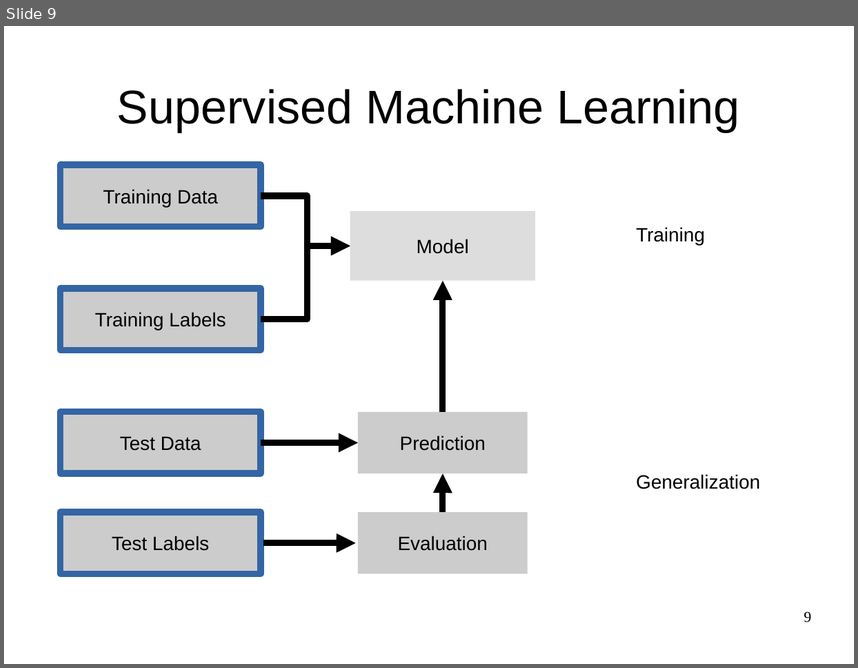
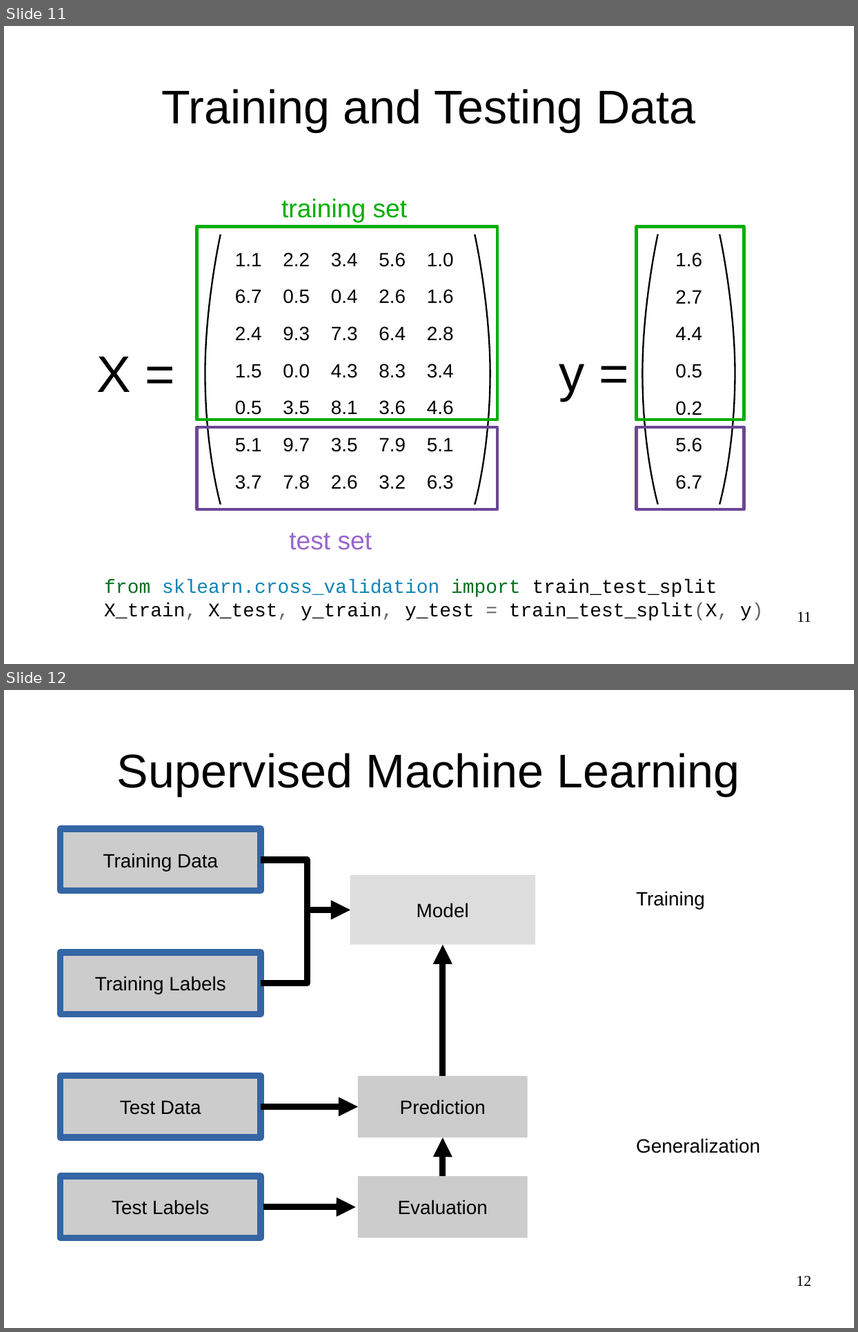
Before and after one commit to amueller/odscon-sf-2015, a slide deck: machine-learning-with-scikit-learn-odscon-SF-2015.odp. Shown one above the other, each under a label of ours: slide 9 before the commit, slides 11 and 12 after it. The pictures are 858x668 and 858x1332 pixels, drawn with LibreOffice and Linux fonts; fonts in the diff are those of the drawing. Boxes give left, top, right and bottom in pixels: in the first picture for what was removed or moved away, otherwise in the second. Text is boxed around its words. In the diff, an @@ line names an element or a change of style, - is before the commit and + after.

```diff
--- a/machine-learning-with-scikit-learn-odscon-SF-2015.odp
+++ b/machine-learning-with-scikit-learn-odscon-SF-2015.odp
@@ slide 11 added at bbox=[4, 26, 854, 664], background #FFFFFF @@
@@ title added at bbox=[161, 89, 695, 132], 44 pt, text #000000 @@
+Training and Testing Data
@@ text added at bbox=[281, 198, 408, 223], 24 pt, text #00AE00 @@
+training set
@@ rectangle added at bbox=[197, 227, 497, 419], outline #00AE00 2.89 pt @@
@@ rectangle added at bbox=[637, 227, 744, 419], outline #00AE00 2.89 pt @@
@@ freeform shape added at bbox=[205, 234, 221, 504], outline #000000 1.5 pt @@
@@ table added at bbox=[228, 245, 467, 504], 7 rows, 5 columns @@
+1.1 | 2.2 | 3.4 | 5.6 | 1.0
+6.7 | 0.5 | 0.4 | 2.6 | 1.6
+2.4 | 9.3 | 7.3 | 6.4 | 2.8
+1.5 | 0.0 | 4.3 | 8.3 | 3.4
+0.5 | 3.5 | 8.1 | 3.6 | 4.6
+5.1 | 9.7 | 3.5 | 7.9 | 5.1
+3.7 | 7.8 | 2.6 | 3.2 | 6.3
@@ freeform shape added at bbox=[475, 234, 490, 504], outline #000000 1.5 pt @@
@@ freeform shape added at bbox=[643, 234, 658, 504], outline #000000 1.5 pt @@
@@ table added at bbox=[668, 245, 716, 504], 7 rows, 1 columns @@
+1.6
+2.7
+4.4
+0.5
+0.2
+5.6
+6.7
@@ freeform shape added at bbox=[720, 234, 735, 504], outline #000000 1.5 pt @@
@@ text added at bbox=[96, 356, 131, 392], 48 pt, text #000000 @@
+X =
@@ text added at bbox=[559, 363, 585, 401], 48 pt, text #000000 @@
+y =
@@ rectangle added at bbox=[197, 427, 497, 509], outline #6B4794 2.89 pt @@
@@ rectangle added at bbox=[637, 427, 744, 509], outline #6B4794 2.89 pt @@
@@ text added at bbox=[289, 532, 372, 550], 24 pt, text #9966CC @@
+test set
@@ text added at bbox=[104, 579, 764, 620], 18 pt, text #000000 @@
+from sklearn.cross_validation import train_test_split
+X_train, X_test, y_train, y_test = train_test_split(X, y)
@@ page number added at bbox=[797, 611, 811, 621], 14 pt, text #000000 @@
+11
@@ what was slide 9 is now slide 12 @@
@@ page number at bbox=[796, 1275, 811, 1285]: text changed @@
-9
+12
```
Also in this commit, not shown: 7 slides changed, 15 other slides added, 17 slides removed, 1 other file.
